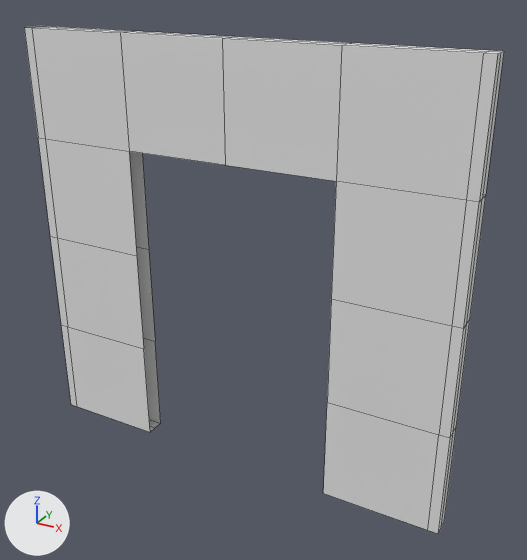
The FBX model Candy-Thief-GameJam/Assets/Content/Meshes/Architecture/SM_Wall_B_A.fbx as it was, and as the next commit left it.
Both versions are drawn from a camera (50 mm lens) standing at (4.02, -6.58, 5.84) and looking at (0.32, 0.14, 2.48). The lights are fixed; the arrows at lower left show +X, +Y and +Z. Mesh edges are drawn as thin lines. Where no turn or scale is listed for an object, it has been applied to the vertices.

The first picture shows 'SM_Wall_B_A_LOD0'.
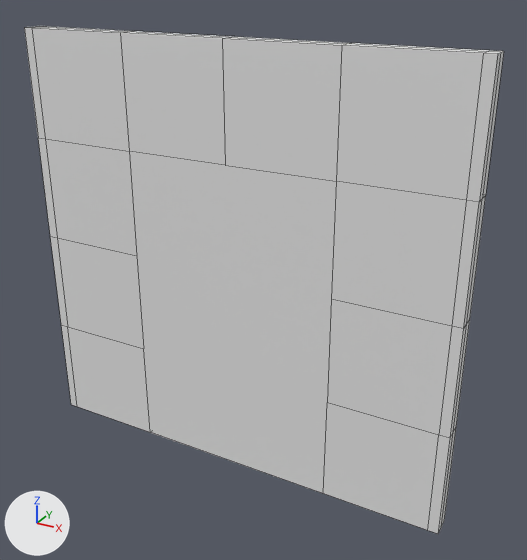
Location of each change, (x1, y1, x2, y2) in pixels of the pictures (527 x 560 px):
'SM_Wall_B_A_LOD0.001', added: after (129, 151, 336, 493)

Edits to the bpy script that builds the scene:
```text
Add mat_door:
    mat_door = principled_material('Door')
    mat_door.base_color = (0.8, 0.8, 0.8)  # white #e7e7e7
Add me_sm_wall_a_a_008:
    me_sm_wall_a_a_008.from_pydata([(1.28, -0.12, 0.0), (0.0, -0.12, 3.84), (1.28, -0.12, 3.84), (1.28, -0.12, 2.56), (1.28, -0.12, 1.28), (-1.28, -0.12, 0.0), (-1.28, -0.12, 3.84), (-1.28, -0.12, 2.56), (-1.28, -0.12, 1.28)], [], [(4, 3, 2, 1, 6, 7, 8, 5, 0)])
    me_sm_wall_a_a_008.materials.append(mat_door)  # white #e7e7e7
Add ob_sm_wall_b_a_lod0_001:
    ob_sm_wall_b_a_lod0_001 = bpy.data.objects.new('SM_Wall_B_A_LOD0.001', me_sm_wall_a_a_008)
    ob_sm_wall_b_a_lod0_001.location = (0.0, 0.0, 0.0)
```
